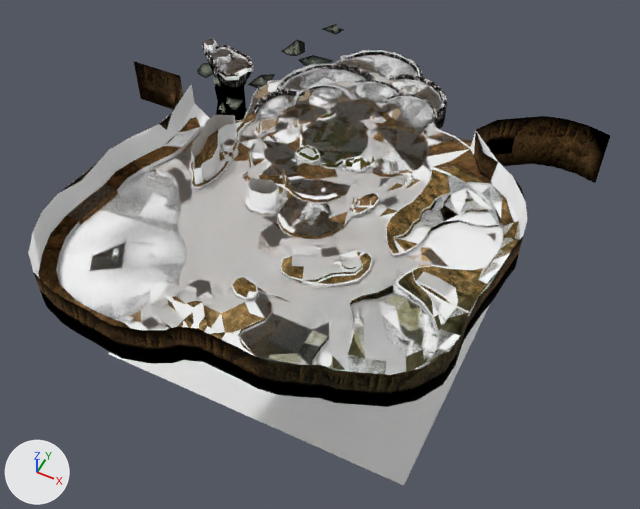
What one commit did to the glTF model FinModelUtility/Games/Pikmin1/Pikmin1 Tests/goldens/cave/output/cave.glb.
One viewpoint serves both versions: a 50 mm lens placed at (2811.0, -6026.0, 5741.0), pointed at (-74.0, -256.0, -1471.0). Every picture has the same lights, and +X, +Y and +Z are marked at lower left. The first picture is the older version.
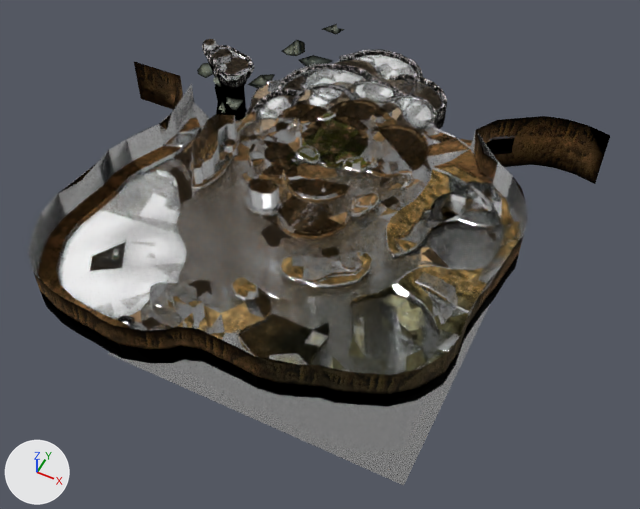
Where the change shows, as pixel boxes [x1, y1, x2, y2] in the pictures (640 x 509 px):
'mesh15', surface changed (darker)
    both: [28, 39, 527, 485]
'mesh83', surface changed
    both: [278, 295, 425, 368]

The change, as a list of edits to the scene's bpy script:
```text
Add img_texture108:
    img_texture108 = load_image('texture108', 'texture108.png', 512, 512, 'sRGB')
Add img_texture107:
    img_texture107 = load_image('texture107', 'texture107.png', 512, 512, 'sRGB')
Add img_texture114:
    img_texture114 = load_image('texture114', 'texture114.png', 256, 64, 'sRGB')
Change mat_material5:
    mat_material5.roughness: 1.0 -> 0.25
Change mat_material67:
    remove # nodes: BsdfPrincipled, Math x3, Mix, OutputMaterial, TexImage, VertexColor
    remove # uses the picture img_cave_26_png
    nodes: BsdfPrincipled, Math, Mix, OutputMaterial, TexImage, VertexColor
    uses the picture img_texture114
Change mat_material57:
    add n5 = _N.new('ShaderNodeMath'); n5.name = 'Math'
    add n5.operation = 'MULTIPLY'
    where n4 = _N.new('ShaderNodeTexImage'); n4.name = 'Image Texture'
    n4.image: img_cave_10_png -> img_texture107
    where n0 = _N.new('ShaderNodeBsdfPrincipled'); n0.name = 'Principled BSDF'
    where n3 = _N.new('ShaderNodeVertexColor'); n3.name = 'Color Attribute'
    add _L.new(n5.outputs[0], n0.inputs[4])  # 'Value' to 'Alpha'
    add _L.new(n3.outputs[1], n5.inputs[1])  # 'Alpha' to 'Value'
    add _L.new(n4.outputs[1], n5.inputs[0])  # 'Alpha' to 'Value'
Change mat_material9:
    add n8 = _N.new('ShaderNodeMixShader'); n8.name = 'Mix Shader.001'
    add n9 = _N.new('ShaderNodeMath'); n9.name = 'Math'
    add n9.operation = 'MULTIPLY'
    where n7 = _N.new('ShaderNodeTexImage'); n7.name = 'Image Texture'
    n7.image: img_cave_6_png -> img_texture108
    where n3 = _N.new('ShaderNodeMixShader'); n3.name = 'Mix Shader'
    where n4 = _N.new('ShaderNodeOutputMaterial'); n4.name = 'Material Output'
    remove _L.new(n3.outputs[0], n4.inputs[0])  # 'Shader' to 'Surface'
    where n2 = _N.new('ShaderNodeBsdfTransparent'); n2.name = 'Transparent BSDF'
    where n6 = _N.new('ShaderNodeVertexColor'); n6.name = 'Color Attribute'
    add _L.new(n2.outputs[0], n8.inputs[1])  # 'BSDF' to 'Shader'
    add _L.new(n3.outputs[0], n8.inputs[2])  # 'Shader' to 'Shader'
    add _L.new(n8.outputs[0], n4.inputs[0])  # 'Shader' to 'Surface'
    add _L.new(n9.outputs[0], n8.inputs[0])  # 'Value' to 'Factor'
    add _L.new(n6.outputs[1], n9.inputs[1])  # 'Alpha' to 'Value'
    add _L.new(n7.outputs[1], n9.inputs[0])  # 'Alpha' to 'Value'
```
